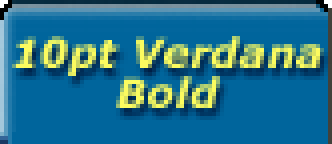
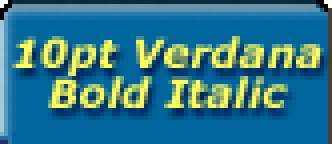
Layered file, before and after one edit (332 × 144). Changes by layer:
painted on "10pt Verdana Bold" over box(16, 44, 328, 120)
